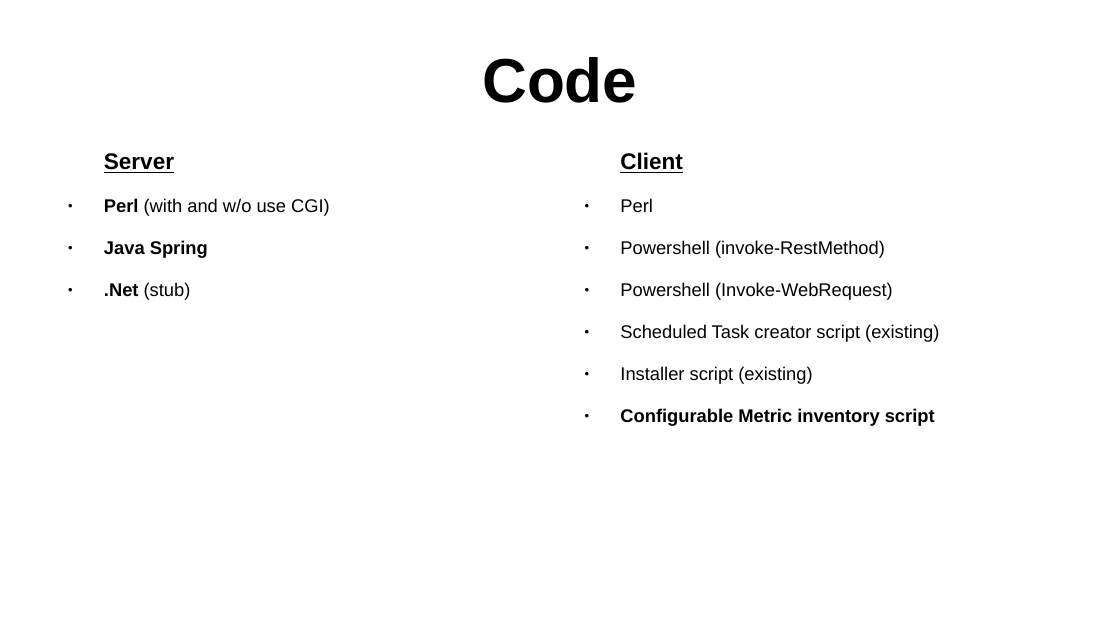
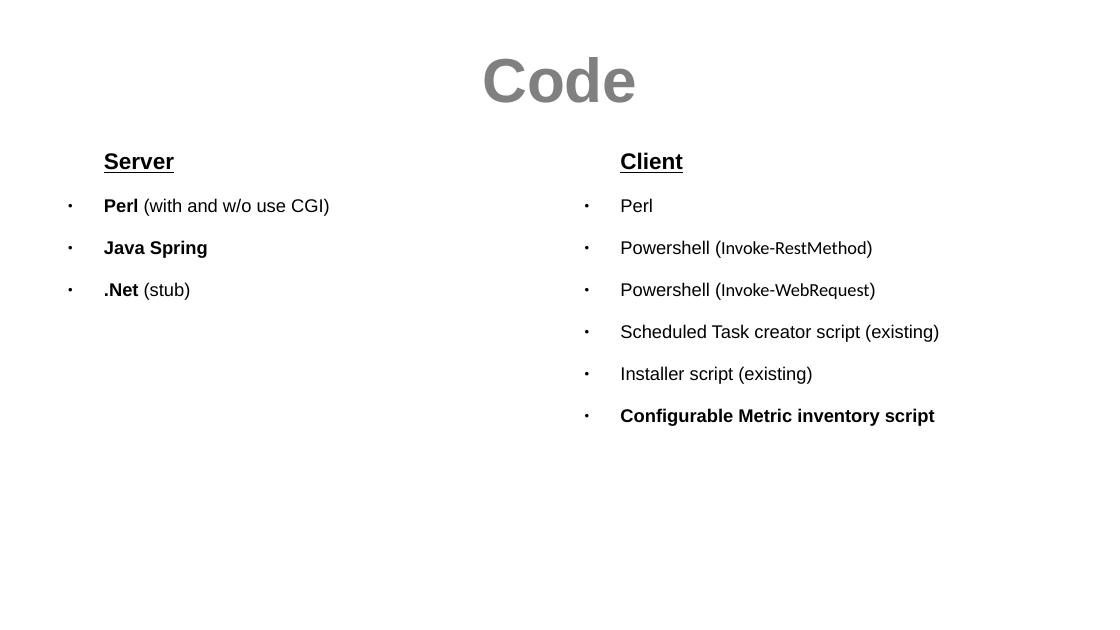
Before and after one commit to sergueik/springboot_study, a slide deck: slide 5 of basic-config/config.odp (slide 4 before the commit). Drawn at 1120x630 pixels with LibreOffice and Linux fonts; fonts in the diff are those of the drawing. Boxes give left, top, right and bottom in pixels: in the first picture for what was removed or moved away, otherwise in the second. Text is boxed around its words. In the diff, an @@ line names an element or a change of style, - is before the commit and + after.

Commit message:
updated the slides

```diff
--- a/basic-config/config.odp
+++ b/basic-config/config.odp
@@ title "Code" at (x1=482, y1=57, x2=637, y2=103): text colour #000000 to #808080 @@
@@ text at (x1=620, y1=240, x2=873, y2=258): text changed; font Arial to Calibri @@
-● Powershell (invoke-RestMethod)
+● Powershell (Invoke-RestMethod)
@@ text at (x1=620, y1=282, x2=876, y2=300): font Arial to Calibri in "(Invoke-WebRequest)" @@
```
Also in this commit, not shown: 3 other slides changed, 1 slide added, 6 other files.
